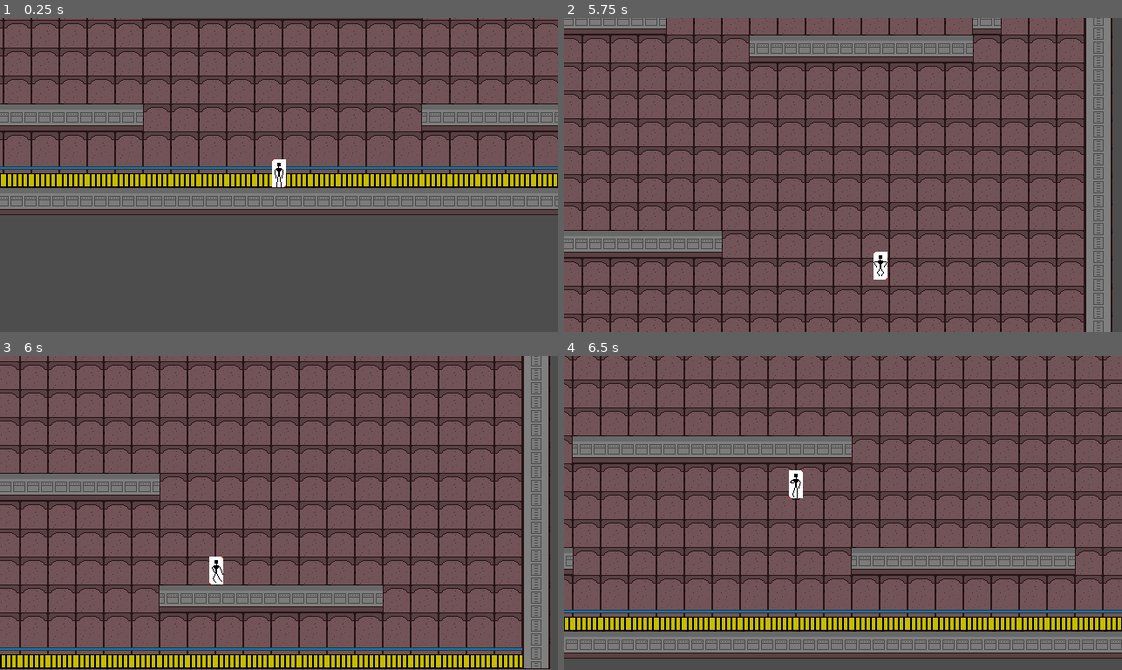
Above: before the commit, frames 1-4 (two rows, left to right).
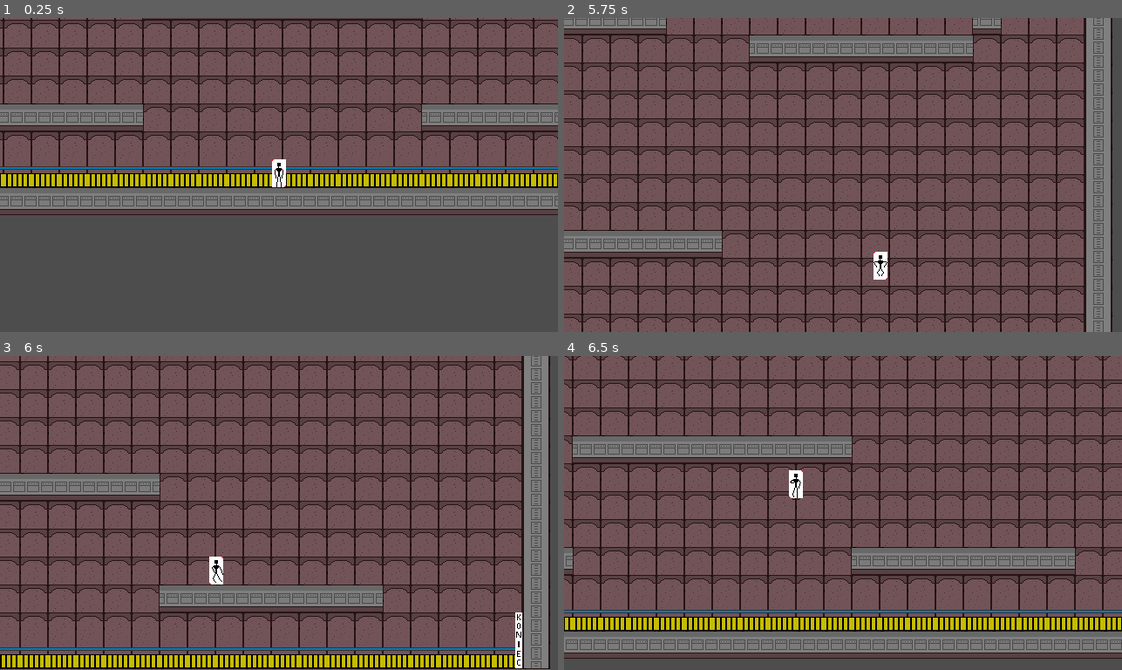
Above: after the commit, the same moments.

Repository: Daxin18/AugmentedUnit
Game: Godot game, scene res://PoC/everything_goes_here/Level.tscn
The game is run twice, just before and just after one commit, with the same random seed, the same clock (stepped at 60 frames per second) and the same inputs. The project has no main scene, so this scene is started directly.
Inputs:
- Up to frame 1 (0.25 s): no input
- Up to frame 2 (5.75 s): hold D (move_right) 0.53-2.03 s; tap E (interact) at 0.6, 1.55, 2.85, 4.35 s; tap Space (jump) at 0.77, 0.8, 1.07, 1.35, 1.52, 1.82, 2.3, 3.02, 3.32, 3.77, 3.8, 4.07, 4.52, 4.82, 5.1 s; hold A (move_left) 2.03-2.78 s; tap Shift (dash) at 2.1 s; hold D (move_right) 2.78-4.28 s; tap Q (scream) at 3.6 s; hold A (move_left) 4.28-5.03 s; hold D (move_right) from 5.03 s (still down)
- Up to frame 3 (6 s): release D (move_right) at 5.78 s; hold A (move_left) from 5.78 s (still down); tap Shift (dash) at 5.85 s
- Up to frame 4 (6.5 s): keep holding A (move_left); tap Space (jump) at 6.02, 6.32 s; tap E (interact) at 6.05 s

Frames 1-2 are identical in both runs. In frame 3, 0.2% of the frame differs, in the area x 92-94%, y 81-100%; in frame 4, nothing differs.

Commit message:
Add SIMPLIFIED level exit

Diff:
--- a/PoC/everything_goes_here/Level.tscn
+++ b/PoC/everything_goes_here/Level.tscn
@@ -6,6 +6,7 @@
 [ext_resource type="PackedScene" uid="uid://bpvk8s82bk4rf" path="res://src/scenes/entities/Player.tscn" id="4_tp41g"]
 [ext_resource type="PackedScene" uid="uid://tloaklr5oyru" path="res://src/scenes/common/SpikeTrap.tscn" id="5_bin8i"]
 [ext_resource type="PackedScene" uid="uid://c8mpj6ntjn7kc" path="res://src/scenes/common/Spawnpoint.tscn" id="5_o20g3"]
+[ext_resource type="PackedScene" uid="uid://bqj3uwhcmsukx" path="res://src/scenes/common/Exit.tscn" id="6_0lufr"]
 
 [sub_resource type="TileSetAtlasSource" id="TileSetAtlasSource_ca041"]
 texture = ExtResource("1_jhkw7")
@@ -102,5 +103,8 @@
 position = Vector2(-16, 145)
 scale = Vector2(-1, -1)
 
+[node name="Exit" parent="." instance=ExtResource("6_0lufr")]
+position = Vector2(1116, 576)
+
 [node name="Player" parent="." instance=ExtResource("4_tp41g")]
 position = Vector2(540, 597)
--- /dev/null
+++ b/src/scenes/common/Exit.tscn
@@ -0,0 +1,18 @@
+[gd_scene load_steps=4 format=3 uid="uid://bqj3uwhcmsukx"]
+
+[ext_resource type="Texture2D" uid="uid://dic7g3ioy5oxb" path="res://src/assets/entities/tmp_exit/tmp_exit.png" id="1_d6wsx"]
+[ext_resource type="Script" path="res://src/scripts/entities/Exit/Exit.gd" id="1_vgke5"]
+
+[sub_resource type="RectangleShape2D" id="RectangleShape2D_jum5w"]
+size = Vector2(8, 64)
+
+[node name="Exit" type="Area2D"]
+collision_layer = 2
+collision_mask = 0
+script = ExtResource("1_vgke5")
+
+[node name="Sprite2D" type="Sprite2D" parent="."]
+texture = ExtResource("1_d6wsx")
+
+[node name="CollisionShape2D" type="CollisionShape2D" parent="."]
+shape = SubResource("RectangleShape2D_jum5w")
--- a/src/scripts/common/Entities/Interactable.gd
+++ b/src/scripts/common/Entities/Interactable.gd
@@ -3,3 +3,5 @@
 
 func interact(entity: Actor) -> void:
 	pass
+
+# TODO: add some sort of indication that a player can interact with an itemS
--- /dev/null
+++ b/src/scripts/entities/Exit/Exit.gd
@@ -0,0 +1,11 @@
+class_name Exit
+extends Interactable
+
+#	A class representing a passage between sections of the game (levels/scenes)
+#
+#	A simplistic version for the PoC, might leave some ideas for variables and/or functions
+
+# @export var next_stage: Stage #?
+
+func interact(entity: Actor) -> void:
+	get_tree().quit()
--- a/src/scripts/entities/Player/States/state_dying.gd
+++ b/src/scripts/entities/Player/States/state_dying.gd
@@ -5,6 +5,7 @@
 
 func enter() -> void:
 	parent.animations.play(animation_name)
+	parent.velocity = Vector2.ZERO
 	parent.state_logic.die()
 
 func exit() -> void:
Not shown: 1 places in PoC/everything_goes_here/Level.tscn that only renumber resources
Binary file added: src/assets/entities/tmp_exit/tmp_exit.png
